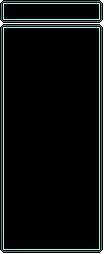
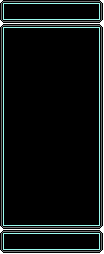
Comparing the layer stacks of the two 104 × 254 images. Changes:
painted on "背景" over [0, 225, 103, 234]
